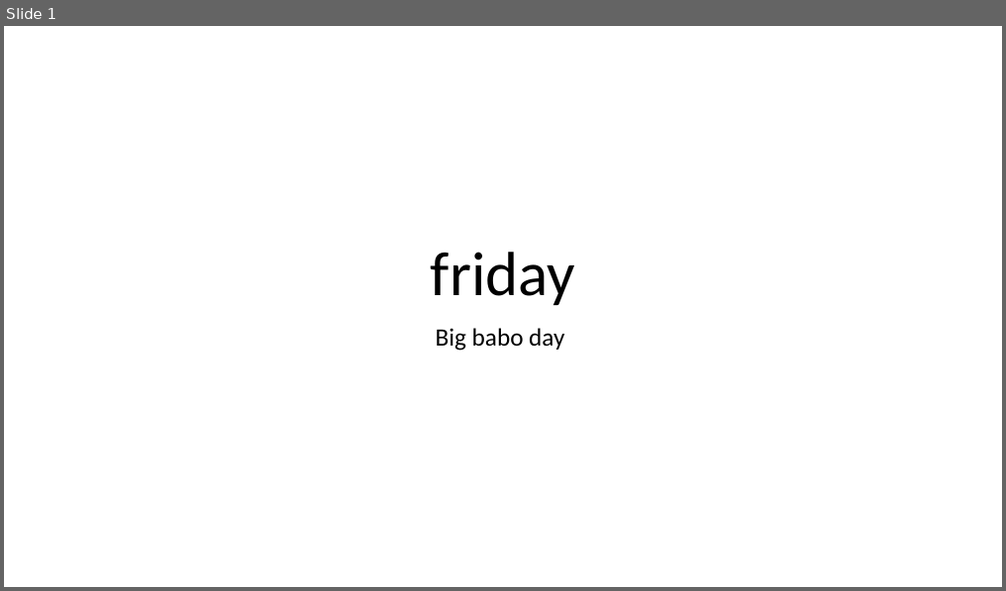
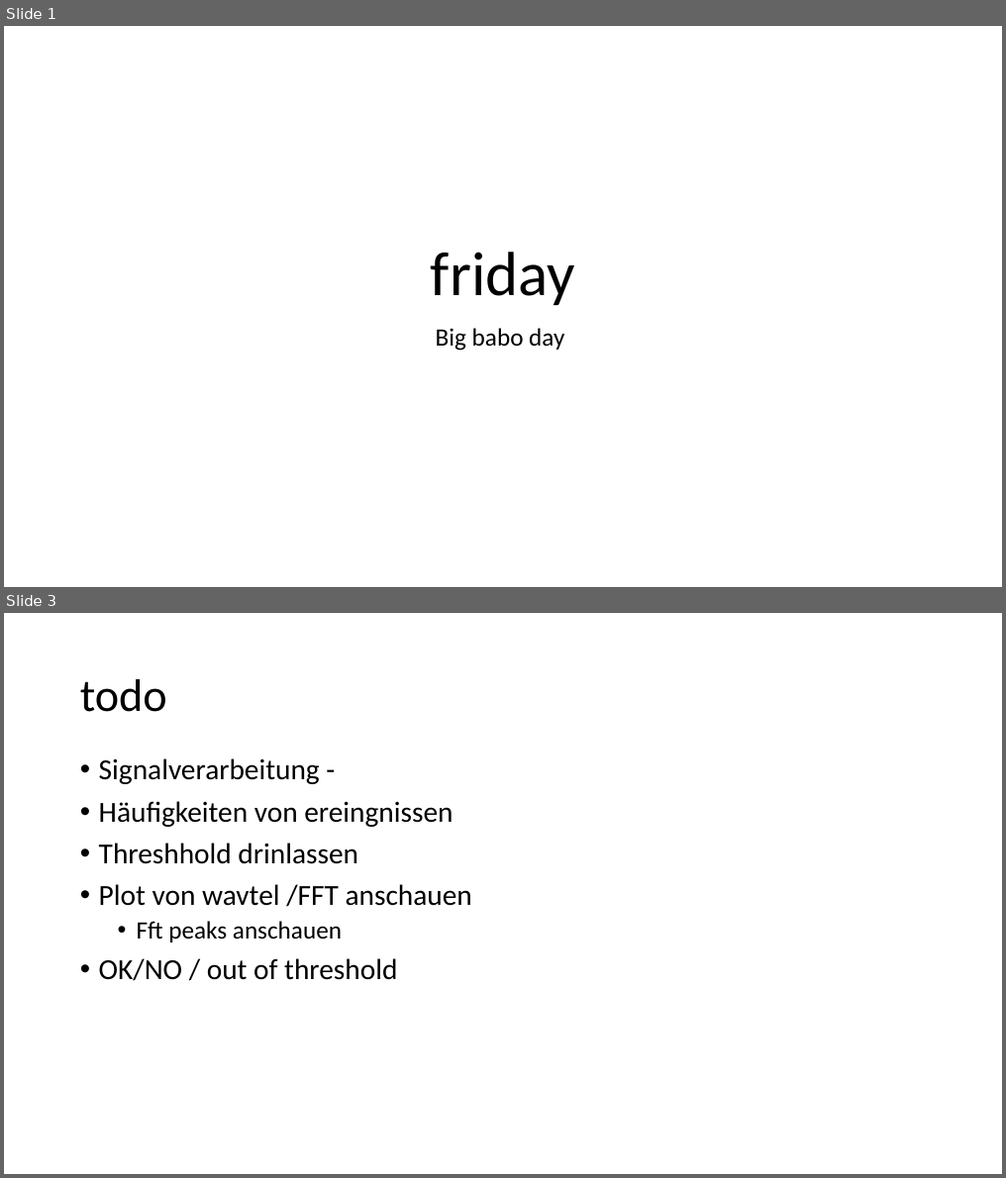
Before and after one commit to JanNalivaika/Predictive-Quality-Battery-TUM, a slide deck: Report/Friday.pptx. Shown one above the other, each under a label of ours: slide 1 before the commit, slides 1 and 3 after it; the slides between them are not shown. The pictures are 1006x591 and 1006x1178 pixels, drawn with LibreOffice and Linux fonts; fonts in the diff are those of the drawing. Boxes give left, top, right and bottom in pixels: in the first picture for what was removed or moved away, otherwise in the second. Text is boxed around its words. In the diff, an @@ line names an element or a change of style, - is before the commit and + after.

```diff
--- a/Report/Friday.pptx
+++ b/Report/Friday.pptx
@@ slide 3 added at box(4, 613, 1002, 1174), background #FFFFFF @@
@@ title added at box(80, 679, 167, 712), 44 pt, text #000000 @@
+todo
@@ text added at box(99, 759, 472, 981), 28 pt, text #000000 @@
+• Signalverarbeitung -
+• Häufigkeiten von ereingnissen
+• Threshhold drinlassen
+• Plot von wavtel /FFT anschauen
+  • Fft peaks anschauen
+• OK/NO / out of threshold
```
Also in this commit, not shown: 1 slide changed, 8 other files.
